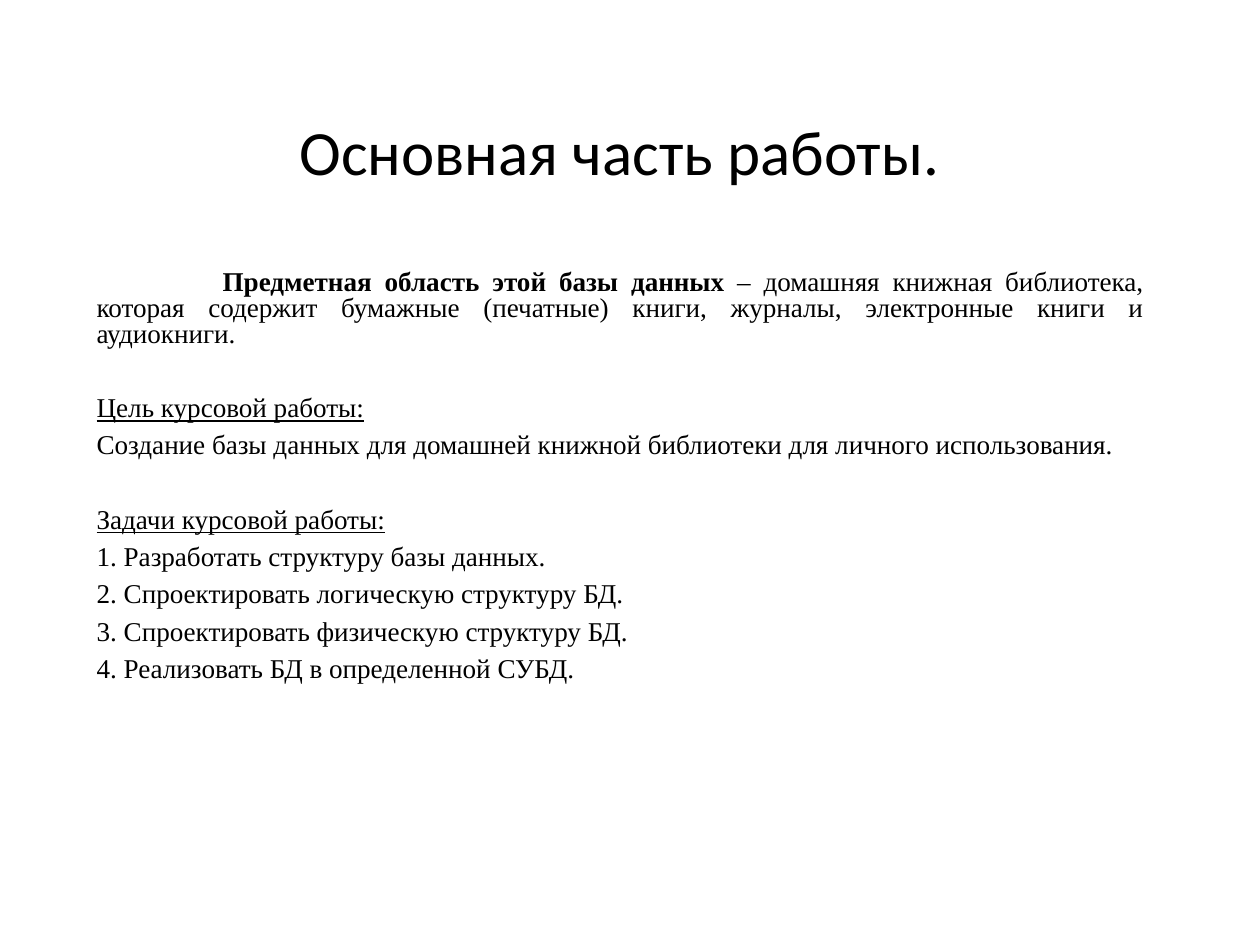
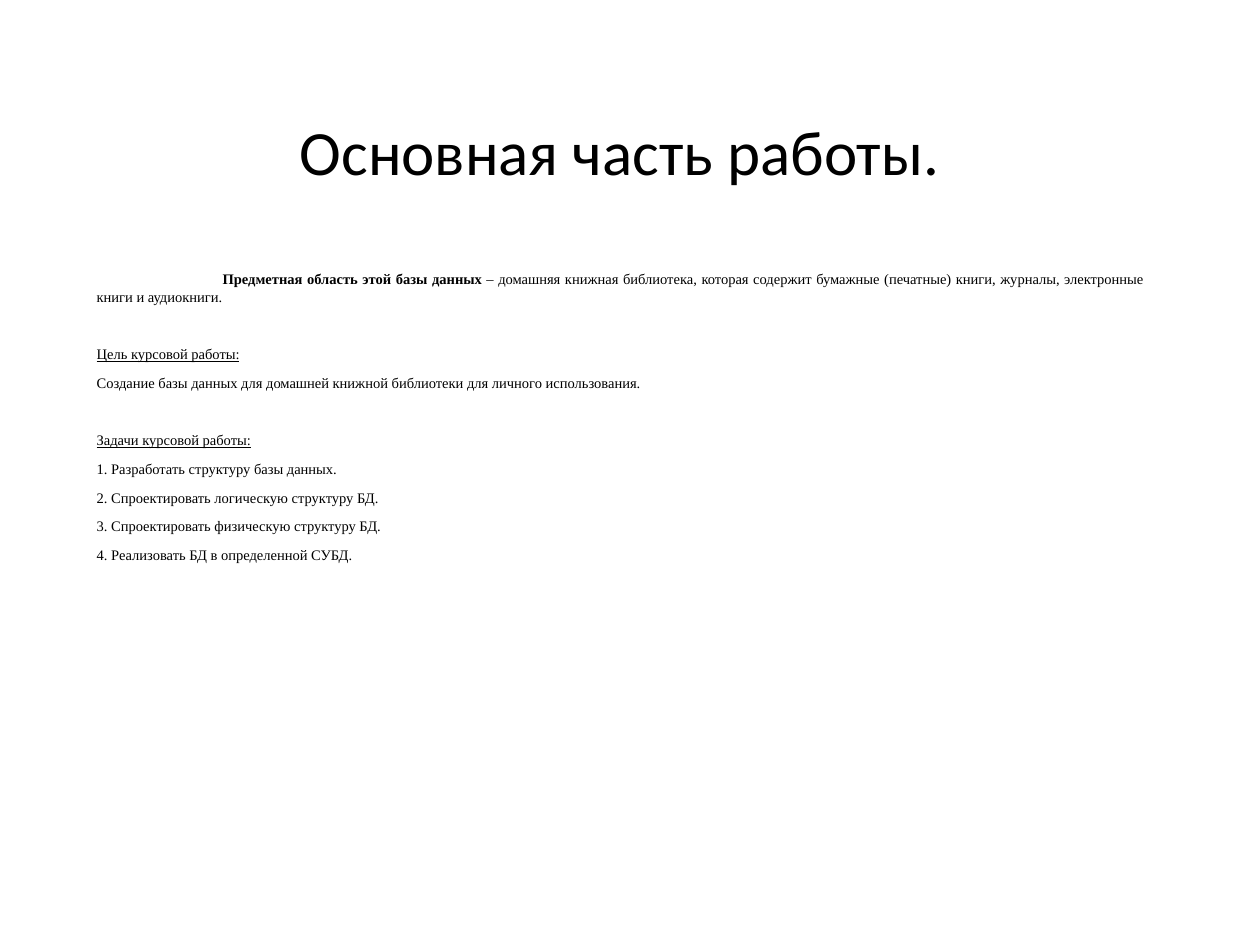
Before and after one commit to VividPhoenixGame/Kursovaya_Pungin, a slide deck: slide 2 of БД для домашней библиотеки1.pptx. Drawn at 1260x945 pixels with LibreOffice and Linux fonts; fonts in the diff are those of the drawing. Boxes give left, top, right and bottom in pixels: in the first picture for what was removed or moved away, otherwise in the second. Text is boxed around its words. In the diff, an @@ line names an element or a change of style, - is before the commit and + after.

```diff
--- a/БД для домашней библиотеки1.pptx
+++ b/БД для домашней библиотеки1.pptx
@@ text "Предметная область этой базы данных ..." at (x1=97, y1=273, x2=1143, y2=563): size 15.5 to 8.3 pt; line spacing 0.8 to 1 @@
```
Also in this commit, not shown: 4 other slides changed.
